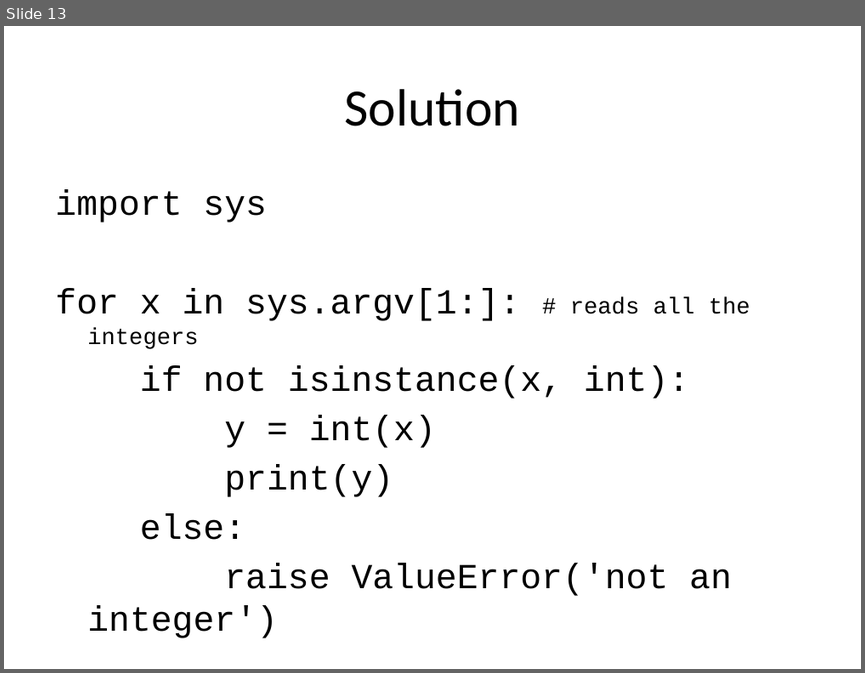
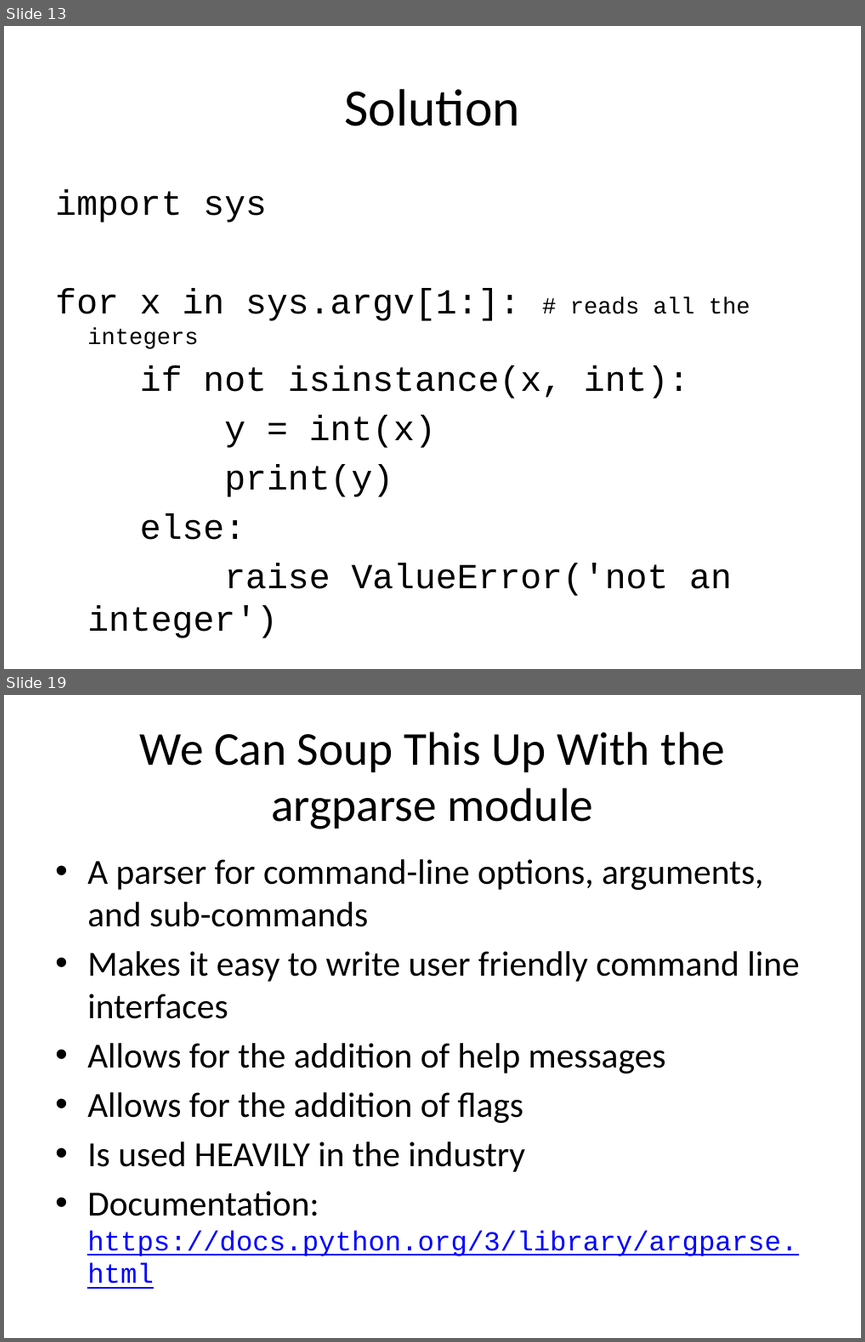
Before and after one commit to purcellconsult/python-mastery-crashcourse-one, a slide deck: slide_decks/commandlne_arguments_python.pptx. Shown one above the other, each under a label of ours: slide 13 before the commit, slides 13 and 19 after it; the slides between them are not shown. The pictures are 865x673 and 865x1342 pixels, drawn with LibreOffice and Linux fonts; fonts in the diff are those of the drawing. Boxes give left, top, right and bottom in pixels: in the first picture for what was removed or moved away, otherwise in the second. Text is boxed around its words. In the diff, an @@ line names an element or a change of style, - is before the commit and + after.

Commit message:
adding commandline option lesson

```diff
--- a/slide_decks/commandlne_arguments_python.pptx
+++ b/slide_decks/commandlne_arguments_python.pptx
@@ slide 19 added at box(4, 695, 861, 1338), background #FFFFFF @@
@@ title added at box(140, 732, 725, 829), 39.6 pt, text #000000 @@
+We Can Soup This Up With the argparse module
@@ text added at box(87, 859, 799, 1256), 29.6 pt, text #000000 @@
+• A parser for command-line options, arguments, and sub-commands
+• Makes it easy to write user friendly command line interfaces
+• Allows for the addition of help messages
+• Allows for the addition of flags
+• Is used HEAVILY in the industry
+• Documentation: https://docs.python.org/3/library/argparse.html
```
Also in this commit, not shown: 2 slides changed, 7 other slides added, 9 slides removed, 4 other files.
